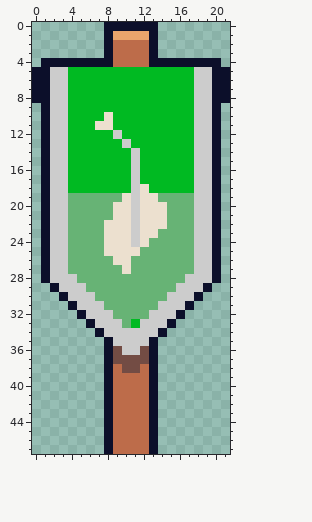
A pixel-art sprite gets an edit: public/_images/buildings/green_banner.png. The picture above is the old version.
The file is 22x48 pixels.
Now the later version:
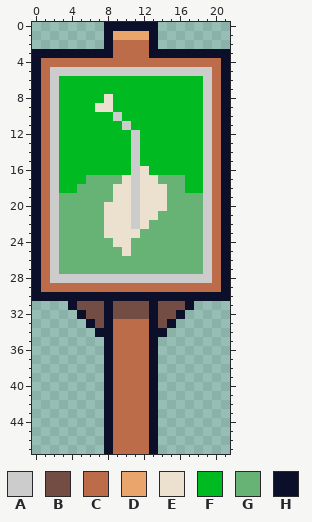
Palette (. is transparent): A #cccccc  B #734c44  C #bd6c4a  D #eaa56c  E #ece0cf  F #00ba22  G #67b375  H #0c0f2a
Change:
@@ x 0..21 @@
  2 ........HCCCCH........
- 3 ........HCCCCH........
- 4 .HHHHHHHHCCCCHHHHHHHH.
- 5 HHAAFFFFFFFFFFFFFFAAHH
- 6 HHAAFFFFFFFFFFFFFFAAHH
- 7 HHAAFFFFFFFFFFFFFFAAHH
- 8 HHAAFFFFFFFFFFFFFFAAHH
- 9 .HAAFFFFFFFFFFFFFFAAH.
-10 .HAAFFFFEFFFFFFFFFAAH.
-11 .HAAFFFEEFFFFFFFFFAAH.
-12 .HAAFFFFFAFFFFFFFFAAH.
-13 .HAAFFFFFFAFFFFFFFAAH.
-14 .HAAFFFFFFFAFFFFFFAAH.
-15 .HAAFFFFFFFAFFFFFFAAH.
-16 .HAAFFFFFFFAFFFFFFAAH.
-17 .HAAFFFFFFFAFFFFFFAAH.
-18 .HAAFFFFFFFAEFFFFFAAH.
-19 .HAAGGGGGGEAEEGGGGAAH.
-20 .HAAGGGGGEEAEEEGGGAAH.
-21 .HAAGGGGGEEAEEEGGGAAH.
-22 .HAAGGGGEEEAEEEGGGAAH.
-23 .HAAGGGGEEEAEEGGGGAAH.
-24 .HAAGGGGEEEAEGGGGGAAH.
-25 .HAAGGGGEEEEGGGGGGAAH.
-26 .HAAGGGGGEEGGGGGGGAAH.
-27 .HAAGGGGGGEGGGGGGGAAH.
-28 .HAAAGGGGGGGGGGGGAAAH.
-29 ..HAAAGGGGGGGGGGAAAH..
-30 ...HAAAGGGGGGGGAAAH...
-31 ....HAAAGGGGGGAAAH....
-32 .....HAAAGGGGAAAH.....
-33 ......HAAAGFAAAH......
-34 .......HAAAAAAH.......
-35 ........HAAAAH........
-36 ........HBAABH........
-37 ........HBBBBH........
-38 ........HCBBCH........
+ 3 HHHHHHHHHCCCCHHHHHHHHH
+ 4 HCCCCCCCCCCCCCCCCCCCCH
+ 5 HCAAAAAAAAAAAAAAAAAACH
+ 6 HCAFFFFFFFFFFFFFFFFACH
+ 7 HCAFFFFFFFFFFFFFFFFACH
+ 8 HCAFFFFFEFFFFFFFFFFACH
+ 9 HCAFFFFEEFFFFFFFFFFACH
+10 HCAFFFFFFAFFFFFFFFFACH
+11 HCAFFFFFFFAFFFFFFFFACH
+12 HCAFFFFFFFFAFFFFFFFACH
+13 HCAFFFFFFFFAFFFFFFFACH
+14 HCAFFFFFFFFAFFFFFFFACH
+15 HCAFFFFFFFFAFFFFFFFACH
+16 HCAFFFFFFFFAEFFFFFFACH
+17 HCAFFFGGGGEAEEGGGFFACH
+18 HCAFFGGGGEEAEEEGGFFACH
+19 HCAGGGGGGEEAEEEGGGGACH
+20 HCAGGGGGEEEAEEEGGGGACH
+21 HCAGGGGGEEEAEEGGGGGACH
+22 HCAGGGGGEEEAEGGGGGGACH
+23 HCAGGGGGEEEEGGGGGGGACH
+24 HCAGGGGGGEEGGGGGGGGACH
+25 HCAGGGGGGGEGGGGGGGGACH
+26 HCAGGGGGGGGGGGGGGGGACH
+27 HCAGGGGGGGGGGGGGGGGACH
+28 HCAAAAAAAAAAAAAAAAAACH
+29 HCCCCCCCCCCCCCCCCCCCCH
+30 HHHHHHHHHHHHHHHHHHHHHH
+31 ....HBBBHBBBBHBBBH....
+32 .....HBBHBBBBHBBH.....
+33 ......HBHCCCCHBH......
+34 .......HHCCCCHH.......
+35 ........HCCCCH........
+36 ........HCCCCH........
+37 ........HCCCCH........
+38 ........HCCCCH........
 39 ........HCCCCH........
Changed places in both pictures, as pixel boxes (x1, y1, x2, y2):
changed: (32, 49, 230, 373)
